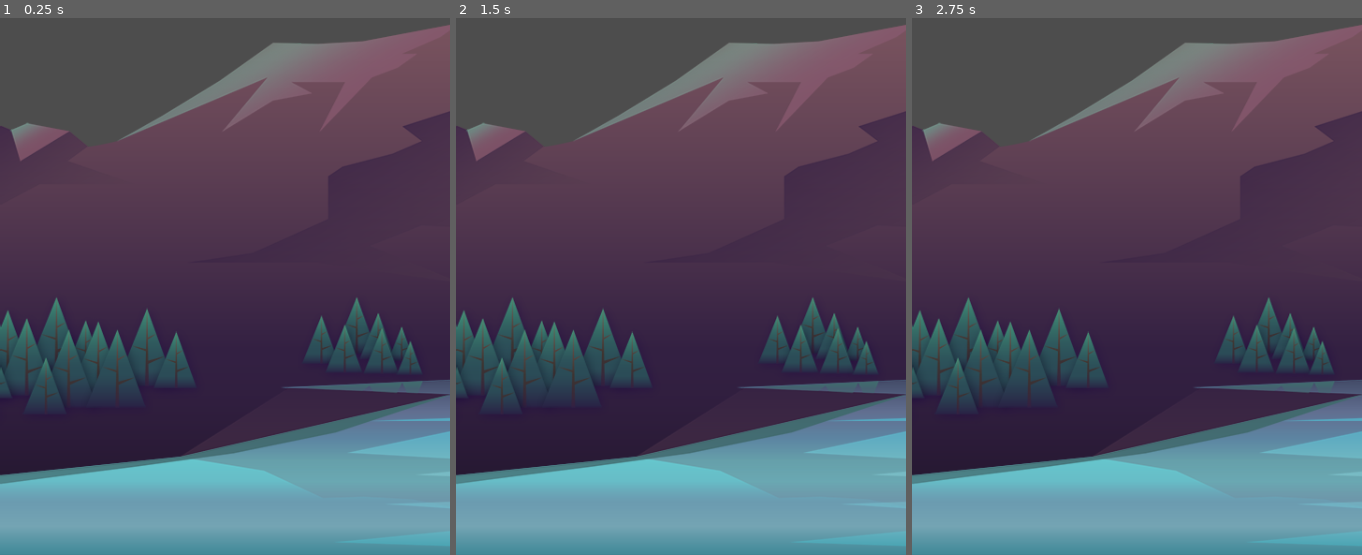
Above: before the commit, frames 1-3 (left to right).
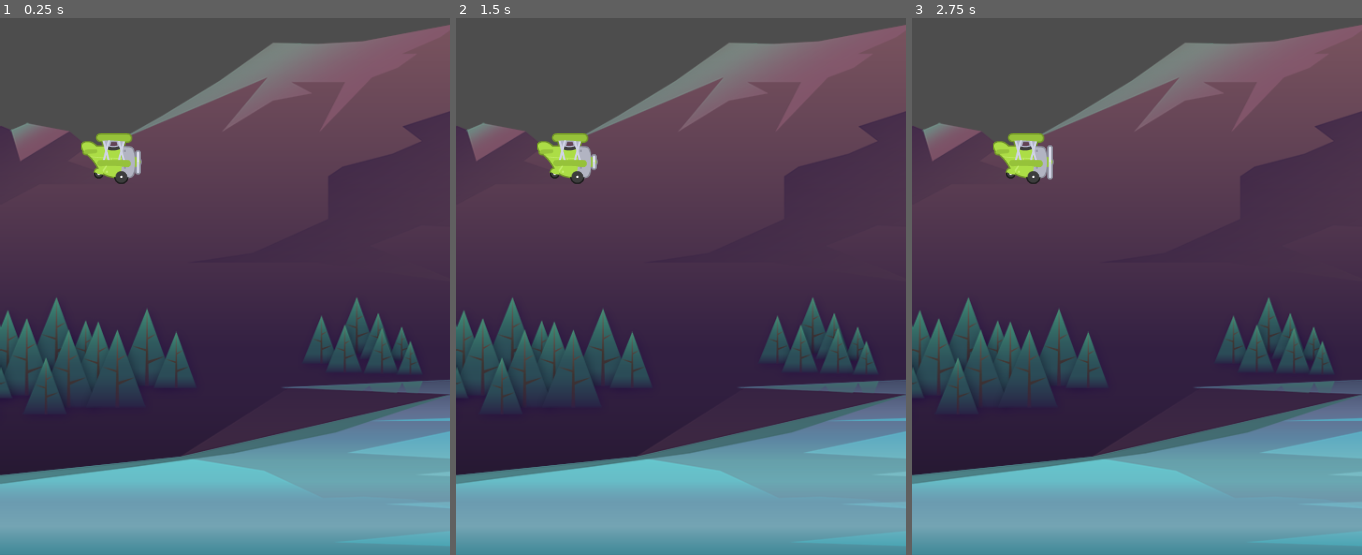
Above: after the commit, the same moments.

Repository: keanedp/tappy_game
Game: Godot game, scene res://scenes/game/game.tscn
Two runs of this game, one before a commit and one after it. Both use one fixed random seed, a clock stepped at 60 frames per second and the inputs below.
Inputs:
- Up to frame 1 (0.25 s): no input
- Up to frame 2 (1.5 s): tap Enter at 0.5 s; tap Space at 1.25 s
- Up to frame 3 (2.75 s): tap Enter at 2 s

The runs differ from the first frame. In frame 1, 0.9% of the frame differs, in the area x 18-32%, y 21-31%; in frame 2, 0.8%; in frame 3, 0.9%.

Commit message:
add plane scene

Diff:
--- a/scenes/game/game.tscn
+++ b/scenes/game/game.tscn
@@ -1,9 +1,13 @@
-[gd_scene load_steps=2 format=3 uid="uid://di20bcplqkdp1"]
+[gd_scene load_steps=3 format=3 uid="uid://di20bcplqkdp1"]
 
 [ext_resource type="Texture2D" uid="uid://bgmhaxk4ffd7e" path="res://assets/background/rocks_2.png" id="1_g6dxn"]
+[ext_resource type="PackedScene" uid="uid://c8cwy36oafsry" path="res://scenes/plane/plane.tscn" id="2_fon6n"]
 
 [node name="Game" type="Node2D"]
 position = Vector2(512, 314)
 
 [node name="Sprite2D" type="Sprite2D" parent="."]
 texture = ExtResource("1_g6dxn")
+
+[node name="Plane" parent="." instance=ExtResource("2_fon6n")]
+position = Vector2(-394, 117)
--- /dev/null
+++ b/scenes/plane/plane.tscn
@@ -0,0 +1,48 @@
+[gd_scene load_steps=6 format=3 uid="uid://c8cwy36oafsry"]
+
+[ext_resource type="Texture2D" uid="uid://c7j0b10yb6smi" path="res://assets/plane/planes_sheet.png" id="1_8njd7"]
+
+[sub_resource type="AtlasTexture" id="AtlasTexture_buh57"]
+atlas = ExtResource("1_8njd7")
+region = Rect2(0, 0, 88, 73)
+
+[sub_resource type="AtlasTexture" id="AtlasTexture_tn7dw"]
+atlas = ExtResource("1_8njd7")
+region = Rect2(88, 0, 88, 73)
+
+[sub_resource type="AtlasTexture" id="AtlasTexture_odori"]
+atlas = ExtResource("1_8njd7")
+region = Rect2(176, 0, 88, 73)
+
+[sub_resource type="SpriteFrames" id="SpriteFrames_x83lo"]
+animations = [{
+"frames": [{
+"duration": 1.0,
+"texture": SubResource("AtlasTexture_buh57")
+}, {
+"duration": 1.0,
+"texture": SubResource("AtlasTexture_tn7dw")
+}, {
+"duration": 1.0,
+"texture": SubResource("AtlasTexture_odori")
+}],
+"loop": true,
+"name": &"fly",
+"speed": 8.0
+}]
+
+[node name="Plane" type="CharacterBody2D"]
+
+[node name="AnimatedSprite2D" type="AnimatedSprite2D" parent="."]
+scale = Vector2(0.75, 0.75)
+sprite_frames = SubResource("SpriteFrames_x83lo")
+animation = &"fly"
+autoplay = "fly"
+frame = 2
+frame_progress = 0.674429
+
+[node name="CollisionShape2D" type="CollisionShape2D" parent="."]
+
+[node name="AnimationPlayer" type="AnimationPlayer" parent="."]
+
+[node name="EngineSound" type="AudioStreamPlayer2D" parent="."]
